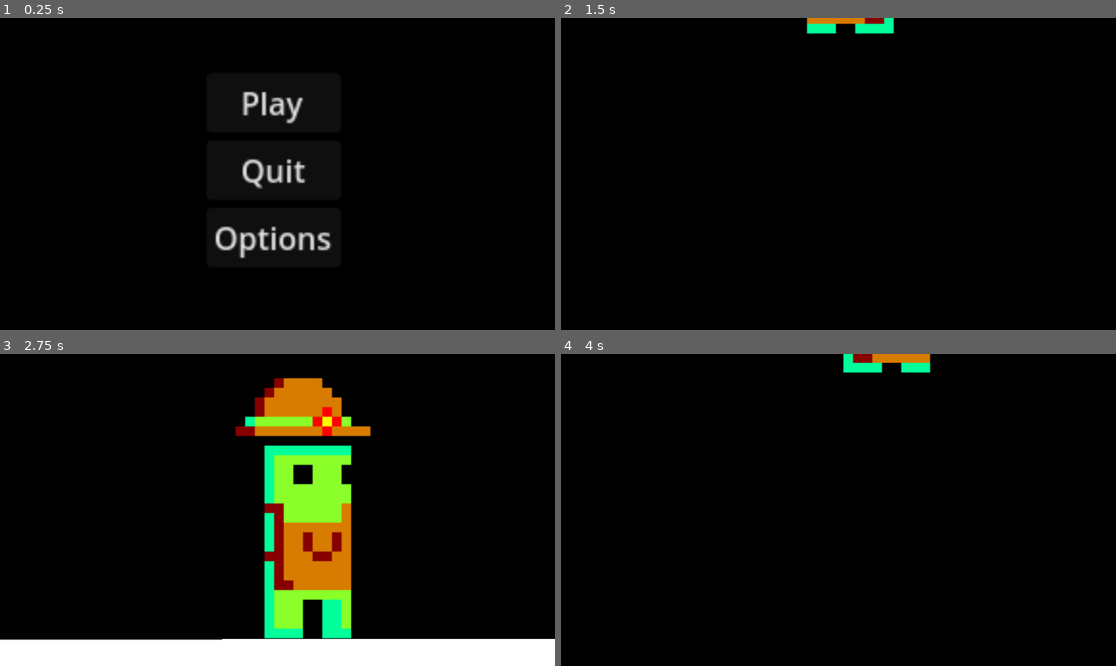
Above: before the commit, frames 1-4 (two rows, left to right).
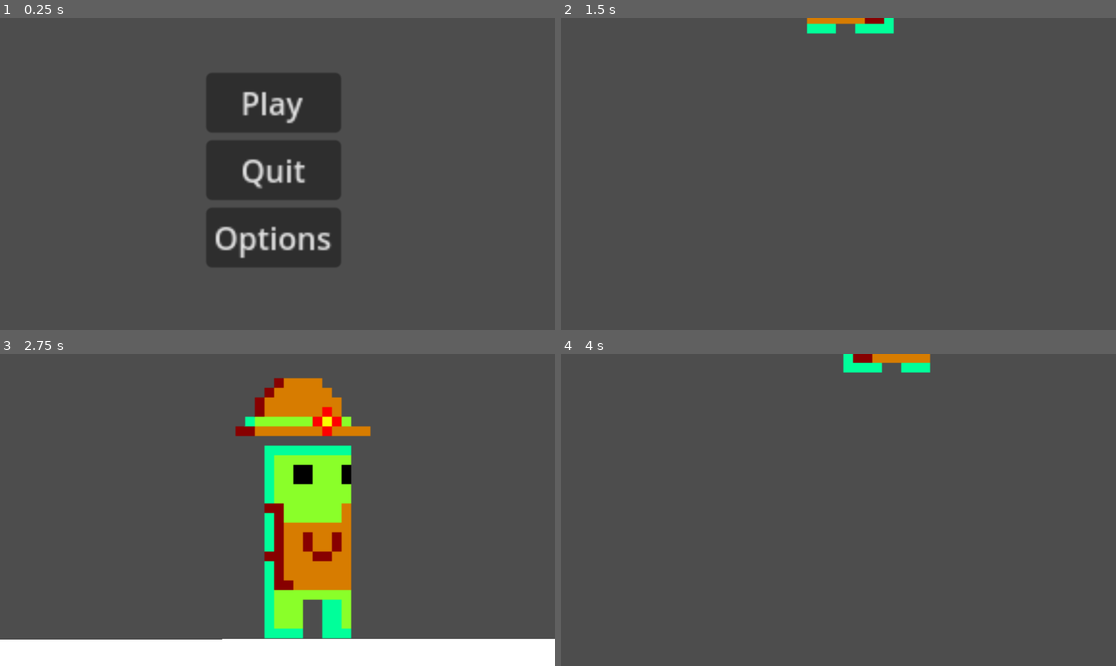
Above: after the commit, the same moments.

Repository: ruvinchoi/Capstone
Game: Godot game, scene res://scenes/menu.tscn
Same seed, same stepped clock (60 frames per second), same inputs: the game is played once before the commit and once after it. The engine's default icon, where the game draws it, is replaced by a stand-in: a white triangle on a blue panel in a dark square.
Inputs:
- Up to frame 1 (0.25 s): no input
- Up to frame 2 (1.5 s): click "Play" at 0.5 s; tap Enter (ui_accept) at 1.25 s; tap A (a) at 1.35 s
- Up to frame 3 (2.75 s): tap Enter (ui_accept) at 1.52, 2.27 s; tap D (d) at 1.55, 2.1 s; tap T (test) at 2.3 s
- Up to frame 4 (4 s): tap T (test) at 2.85 s; tap A (a) at 3.05, 3.6 s; tap Enter (ui_accept) at 3.77 s; tap D (d) at 3.8 s

The runs differ from the first frame. In frame 1, 98% of the frame differs, in the area x 0-100%, y 0-100%; in frame 2, 99%; in frame 3, 79%; in frame 4, 99%.

Commit message:
fix the parallax bg

Diff:
--- a/project.godot
+++ b/project.godot
@@ -59,4 +59,3 @@
 [rendering]
 
 renderer/rendering_method="mobile"
-environment/defaults/default_clear_color=Color(0, 0, 0, 1)
--- /dev/null
+++ b/scenes/bg.tscn
@@ -0,0 +1,31 @@
+[gd_scene load_steps=4 format=3 uid="uid://s7f8t1qjt7yu"]
+
+[ext_resource type="Texture2D" uid="uid://bjlnarwehygq2" path="res://assets/cave bg-1.png.png" id="1_75drp"]
+[ext_resource type="Texture2D" uid="uid://bapvopkc1jnka" path="res://assets/cave bg-2.png.png" id="2_d7uoo"]
+[ext_resource type="Texture2D" uid="uid://b0h031j0wumcd" path="res://assets/cave bg-3.png.png" id="3_qj7pg"]
+
+[node name="bg" type="Node2D"]
+scale = Vector2(0.7, 0.7)
+
+[node name="ParallaxBackground" type="ParallaxBackground" parent="."]
+
+[node name="far" type="ParallaxLayer" parent="ParallaxBackground"]
+motion_scale = Vector2(0, 0)
+motion_mirroring = Vector2(4800, 0)
+
+[node name="Sprite2D" type="Sprite2D" parent="ParallaxBackground/far"]
+texture = ExtResource("3_qj7pg")
+
+[node name="mid" type="ParallaxLayer" parent="ParallaxBackground"]
+motion_scale = Vector2(0.5, 0.5)
+motion_mirroring = Vector2(4800, 0)
+
+[node name="Sprite2D" type="Sprite2D" parent="ParallaxBackground/mid"]
+texture = ExtResource("2_d7uoo")
+
+[node name="fore" type="ParallaxLayer" parent="ParallaxBackground"]
+motion_offset = Vector2(0, 130)
+motion_mirroring = Vector2(4800, 0)
+
+[node name="Sprite2D" type="Sprite2D" parent="ParallaxBackground/fore"]
+texture = ExtResource("1_75drp")
--- a/scenes/puzzle_1_1.tscn
+++ b/scenes/puzzle_1_1.tscn
@@ -1,20 +1,21 @@
-[gd_scene load_steps=10 format=3 uid="uid://dpaug5d7ca2vk"]
-
-[ext_resource type="Texture2D" uid="uid://dvefugibafmo5" path="res://assets/tilemap test.png" id="1_i3nrq"]
+[gd_scene load_steps=11 format=3 uid="uid://dpaug5d7ca2vk"]
+
+[ext_resource type="Texture2D" uid="uid://cp5h2uclp5jg6" path="res://assets/tilemap test(1).png" id="1_3mlvg"]
 [ext_resource type="PackedScene" uid="uid://b56ny1rlff8vh" path="res://scenes/Player.tscn" id="2_sb658"]
 [ext_resource type="PackedScene" uid="uid://bag0gc7xqjy6q" path="res://scenes/pelevate.tscn" id="3_04efq"]
-
-[sub_resource type="TileSetAtlasSource" id="TileSetAtlasSource_874te"]
-texture = ExtResource("1_i3nrq")
-texture_region_size = Vector2i(180, 180)
+[ext_resource type="PackedScene" uid="uid://s7f8t1qjt7yu" path="res://scenes/bg.tscn" id="4_t42kb"]
+
+[sub_resource type="TileSetAtlasSource" id="TileSetAtlasSource_kq7cd"]
+texture = ExtResource("1_3mlvg")
+texture_region_size = Vector2i(200, 200)
 0:0/0 = 0
 0:0/0/physics_layer_0/linear_velocity = Vector2(0, 0)
 0:0/0/physics_layer_0/angular_velocity = 0.0
-0:0/0/physics_layer_0/polygon_0/points = PackedVector2Array(-90, -90, 90, -90, 90, 90, -90, 90)
+0:0/0/physics_layer_0/polygon_0/points = PackedVector2Array(-100, -100, 100, -100, 100, 100, -100, 100)
 1:0/0 = 0
 1:0/0/physics_layer_0/linear_velocity = Vector2(0, 0)
 1:0/0/physics_layer_0/angular_velocity = 0.0
-1:0/0/physics_layer_0/polygon_0/points = PackedVector2Array(-90, -90, 90, -90, 90, 90, -90, 90)
+1:0/0/physics_layer_0/polygon_0/points = PackedVector2Array(-100, -100, 100, -100, 100, 100, -100, 100)
 2:0/0 = 0
 2:0/0/physics_layer_0/linear_velocity = Vector2(0, 0)
 2:0/0/physics_layer_0/angular_velocity = 0.0
@@ -75,6 +76,15 @@
 21:0/0 = 0
 21:0/0/physics_layer_0/linear_velocity = Vector2(0, 0)
 21:0/0/physics_layer_0/angular_velocity = 0.0
+22:0/0 = 0
+22:0/0/physics_layer_0/linear_velocity = Vector2(0, 0)
+22:0/0/physics_layer_0/angular_velocity = 0.0
+23:0/0 = 0
+23:0/0/physics_layer_0/linear_velocity = Vector2(0, 0)
+23:0/0/physics_layer_0/angular_velocity = 0.0
+24:0/0 = 0
+24:0/0/physics_layer_0/linear_velocity = Vector2(0, 0)
+24:0/0/physics_layer_0/angular_velocity = 0.0
 0:1/0 = 0
 0:1/0/physics_layer_0/linear_velocity = Vector2(0, 0)
 0:1/0/physics_layer_0/angular_velocity = 0.0
@@ -141,6 +151,15 @@
 21:1/0 = 0
 21:1/0/physics_layer_0/linear_velocity = Vector2(0, 0)
 21:1/0/physics_layer_0/angular_velocity = 0.0
+22:1/0 = 0
+22:1/0/physics_layer_0/linear_velocity = Vector2(0, 0)
+22:1/0/physics_layer_0/angular_velocity = 0.0
+23:1/0 = 0
+23:1/0/physics_layer_0/linear_velocity = Vector2(0, 0)
+23:1/0/physics_layer_0/angular_velocity = 0.0
+24:1/0 = 0
+24:1/0/physics_layer_0/linear_velocity = Vector2(0, 0)
+24:1/0/physics_layer_0/angular_velocity = 0.0
 0:2/0 = 0
 0:2/0/physics_layer_0/linear_velocity = Vector2(0, 0)
 0:2/0/physics_layer_0/angular_velocity = 0.0
@@ -207,6 +226,15 @@
 21:2/0 = 0
 21:2/0/physics_layer_0/linear_velocity = Vector2(0, 0)
 21:2/0/physics_layer_0/angular_velocity = 0.0
+22:2/0 = 0
+22:2/0/physics_layer_0/linear_velocity = Vector2(0, 0)
+22:2/0/physics_layer_0/angular_velocity = 0.0
+23:2/0 = 0
+23:2/0/physics_layer_0/linear_velocity = Vector2(0, 0)
+23:2/0/physics_layer_0/angular_velocity = 0.0
+24:2/0 = 0
+24:2/0/physics_layer_0/linear_velocity = Vector2(0, 0)
+24:2/0/physics_layer_0/angular_velocity = 0.0
 0:3/0 = 0
 0:3/0/physics_layer_0/linear_velocity = Vector2(0, 0)
 0:3/0/physics_layer_0/angular_velocity = 0.0
@@ -273,6 +301,15 @@
 21:3/0 = 0
 21:3/0/physics_layer_0/linear_velocity = Vector2(0, 0)
 21:3/0/physics_layer_0/angular_velocity = 0.0
+22:3/0 = 0
+22:3/0/physics_layer_0/linear_velocity = Vector2(0, 0)
+22:3/0/physics_layer_0/angular_velocity = 0.0
+23:3/0 = 0
+23:3/0/physics_layer_0/linear_velocity = Vector2(0, 0)
+23:3/0/physics_layer_0/angular_velocity = 0.0
+24:3/0 = 0
+24:3/0/physics_layer_0/linear_velocity = Vector2(0, 0)
+24:3/0/physics_layer_0/angular_velocity = 0.0
 0:4/0 = 0
 0:4/0/physics_layer_0/linear_velocity = Vector2(0, 0)
 0:4/0/physics_layer_0/angular_velocity = 0.0
@@ -339,6 +376,15 @@
 21:4/0 = 0
 21:4/0/physics_layer_0/linear_velocity = Vector2(0, 0)
 21:4/0/physics_layer_0/angular_velocity = 0.0
+22:4/0 = 0
+22:4/0/physics_layer_0/linear_velocity = Vector2(0, 0)
+22:4/0/physics_layer_0/angular_velocity = 0.0
+23:4/0 = 0
+23:4/0/physics_layer_0/linear_velocity = Vector2(0, 0)
+23:4/0/physics_layer_0/angular_velocity = 0.0
+24:4/0 = 0
+24:4/0/physics_layer_0/linear_velocity = Vector2(0, 0)
+24:4/0/physics_layer_0/angular_velocity = 0.0
 0:5/0 = 0
 0:5/0/physics_layer_0/linear_velocity = Vector2(0, 0)
 0:5/0/physics_layer_0/angular_velocity = 0.0
@@ -405,6 +451,15 @@
 21:5/0 = 0
 21:5/0/physics_layer_0/linear_velocity = Vector2(0, 0)
 21:5/0/physics_layer_0/angular_velocity = 0.0
+22:5/0 = 0
+22:5/0/physics_layer_0/linear_velocity = Vector2(0, 0)
+22:5/0/physics_layer_0/angular_velocity = 0.0
+23:5/0 = 0
+23:5/0/physics_layer_0/linear_velocity = Vector2(0, 0)
+23:5/0/physics_layer_0/angular_velocity = 0.0
+24:5/0 = 0
+24:5/0/physics_layer_0/linear_velocity = Vector2(0, 0)
+24:5/0/physics_layer_0/angular_velocity = 0.0
 0:6/0 = 0
 0:6/0/physics_layer_0/linear_velocity = Vector2(0, 0)
 0:6/0/physics_layer_0/angular_velocity = 0.0
@@ -471,6 +526,15 @@
 21:6/0 = 0
 21:6/0/physics_layer_0/linear_velocity = Vector2(0, 0)
 21:6/0/physics_layer_0/angular_velocity = 0.0
+22:6/0 = 0
+22:6/0/physics_layer_0/linear_velocity = Vector2(0, 0)
+22:6/0/physics_layer_0/angular_velocity = 0.0
+23:6/0 = 0
+23:6/0/physics_layer_0/linear_velocity = Vector2(0, 0)
+23:6/0/physics_layer_0/angular_velocity = 0.0
+24:6/0 = 0
+24:6/0/physics_layer_0/linear_velocity = Vector2(0, 0)
+24:6/0/physics_layer_0/angular_velocity = 0.0
 0:7/0 = 0
 0:7/0/physics_layer_0/linear_velocity = Vector2(0, 0)
 0:7/0/physics_layer_0/angular_velocity = 0.0
@@ -537,6 +601,15 @@
 21:7/0 = 0
 21:7/0/physics_layer_0/linear_velocity = Vector2(0, 0)
 21:7/0/physics_layer_0/angular_velocity = 0.0
+22:7/0 = 0
+22:7/0/physics_layer_0/linear_velocity = Vector2(0, 0)
+22:7/0/physics_layer_0/angular_velocity = 0.0
+23:7/0 = 0
+23:7/0/physics_layer_0/linear_velocity = Vector2(0, 0)
+23:7/0/physics_layer_0/angular_velocity = 0.0
+24:7/0 = 0
+24:7/0/physics_layer_0/linear_velocity = Vector2(0, 0)
+24:7/0/physics_layer_0/angular_velocity = 0.0
 0:8/0 = 0
 0:8/0/physics_layer_0/linear_velocity = Vector2(0, 0)
 0:8/0/physics_layer_0/angular_velocity = 0.0
@@ -603,6 +676,15 @@
 21:8/0 = 0
 21:8/0/physics_layer_0/linear_velocity = Vector2(0, 0)
 21:8/0/physics_layer_0/angular_velocity = 0.0
+22:8/0 = 0
+22:8/0/physics_layer_0/linear_velocity = Vector2(0, 0)
+22:8/0/physics_layer_0/angular_velocity = 0.0
+23:8/0 = 0
+23:8/0/physics_layer_0/linear_velocity = Vector2(0, 0)
+23:8/0/physics_layer_0/angular_velocity = 0.0
+24:8/0 = 0
+24:8/0/physics_layer_0/linear_velocity = Vector2(0, 0)
+24:8/0/physics_layer_0/angular_velocity = 0.0
 0:9/0 = 0
 0:9/0/physics_layer_0/linear_velocity = Vector2(0, 0)
 0:9/0/physics_layer_0/angular_velocity = 0.0
@@ -669,6 +751,15 @@
 21:9/0 = 0
 21:9/0/physics_layer_0/linear_velocity = Vector2(0, 0)
 21:9/0/physics_layer_0/angular_velocity = 0.0
+22:9/0 = 0
+22:9/0/physics_layer_0/linear_velocity = Vector2(0, 0)
+22:9/0/physics_layer_0/angular_velocity = 0.0
+23:9/0 = 0
+23:9/0/physics_layer_0/linear_velocity = Vector2(0, 0)
+23:9/0/physics_layer_0/angular_velocity = 0.0
+24:9/0 = 0
+24:9/0/physics_layer_0/linear_velocity = Vector2(0, 0)
+24:9/0/physics_layer_0/angular_velocity = 0.0
 0:10/0 = 0
 0:10/0/physics_layer_0/linear_velocity = Vector2(0, 0)
 0:10/0/physics_layer_0/angular_velocity = 0.0
@@ -735,12 +826,127 @@
 21:10/0 = 0
 21:10/0/physics_layer_0/linear_velocity = Vector2(0, 0)
 21:10/0/physics_layer_0/angular_velocity = 0.0
-
-[sub_resource type="TileSet" id="TileSet_uy7mh"]
-tile_size = Vector2i(180, 180)
+22:10/0 = 0
+22:10/0/physics_layer_0/linear_velocity = Vector2(0, 0)
+22:10/0/physics_layer_0/angular_velocity = 0.0
+23:10/0 = 0
+23:10/0/physics_layer_0/linear_velocity = Vector2(0, 0)
+23:10/0/physics_layer_0/angular_velocity = 0.0
+24:10/0 = 0
+24:10/0/physics_layer_0/linear_velocity = Vector2(0, 0)
+24:10/0/physics_layer_0/angular_velocity = 0.0
+0:11/0 = 0
+0:11/0/physics_layer_0/linear_velocity = Vector2(0, 0)
+0:11/0/physics_layer_0/angular_velocity = 0.0
+1:11/0 = 0
+1:11/0/physics_layer_0/linear_velocity = Vector2(0, 0)
+1:11/0/physics_layer_0/angular_velocity = 0.0
+2:11/0 = 0
+2:11/0/physics_layer_0/linear_velocity = Vector2(0, 0)
+2:11/0/physics_layer_0/angular_velocity = 0.0
+3:11/0 = 0
+3:11/0/physics_layer_0/linear_velocity = Vector2(0, 0)
+3:11/0/physics_layer_0/angular_velocity = 0.0
+4:11/0 = 0
+4:11/0/physics_layer_0/linear_velocity = Vector2(0, 0)
+4:11/0/physics_layer_0/angular_velocity = 0.0
+5:11/0 = 0
+5:11/0/physics_layer_0/linear_velocity = Vector2(0, 0)
+5:11/0/physics_layer_0/angular_velocity = 0.0
+6:11/0 = 0
+6:11/0/physics_layer_0/linear_velocity = Vector2(0, 0)
+6:11/0/physics_layer_0/angular_velocity = 0.0
+7:11/0 = 0
+7:11/0/physics_layer_0/linear_velocity = Vector2(0, 0)
+7:11/0/physics_layer_0/angular_velocity = 0.0
+8:11/0 = 0
+8:11/0/physics_layer_0/linear_velocity = Vector2(0, 0)
+8:11/0/physics_layer_0/angular_velocity = 0.0
+9:11/0 = 0
+9:11/0/physics_layer_0/linear_velocity = Vector2(0, 0)
+9:11/0/physics_layer_0/angular_velocity = 0.0
+10:11/0 = 0
+10:11/0/physics_layer_0/linear_velocity = Vector2(0, 0)
+10:11/0/physics_layer_0/angular_velocity = 0.0
+11:11/0 = 0
+11:11/0/physics_layer_0/linear_velocity = Vector2(0, 0)
+11:11/0/physics_layer_0/angular_velocity = 0.0
+12:11/0 = 0
+12:11/0/physics_layer_0/linear_velocity = Vector2(0, 0)
+12:11/0/physics_layer_0/angular_velocity = 0.0
+13:11/0 = 0
+13:11/0/physics_layer_0/linear_velocity = Vector2(0, 0)
+13:11/0/physics_layer_0/angular_velocity = 0.0
+14:11/0 = 0
+14:11/0/physics_layer_0/linear_velocity = Vector2(0, 0)
+14:11/0/physics_layer_0/angular_velocity = 0.0
+15:11/0 = 0
+15:11/0/physics_layer_0/linear_velocity = Vector2(0, 0)
+15:11/0/physics_layer_0/angular_velocity = 0.0
+16:11/0 = 0
+16:11/0/physics_layer_0/linear_velocity = Vector2(0, 0)
+16:11/0/physics_layer_0/angular_velocity = 0.0
+17:11/0 = 0
+17:11/0/physics_layer_0/linear_velocity = Vector2(0, 0)
+17:11/0/physics_layer_0/angular_velocity = 0.0
+18:11/0 = 0
+18:11/0/physics_layer_0/linear_velocity = Vector2(0, 0)
+18:11/0/physics_layer_0/angular_velocity = 0.0
+19:11/0 = 0
+19:11/0/physics_layer_0/linear_velocity = Vector2(0, 0)
+19:11/0/physics_layer_0/angular_velocity = 0.0
+20:11/0 = 0
+20:11/0/physics_layer_0/linear_velocity = Vector2(0, 0)
+20:11/0/physics_layer_0/angular_velocity = 0.0
+21:11/0 = 0
+21:11/0/physics_layer_0/linear_velocity = Vector2(0, 0)
+21:11/0/physics_layer_0/angular_velocity = 0.0
+22:11/0 = 0
+22:11/0/physics_layer_0/linear_velocity = Vector2(0, 0)
+22:11/0/physics_layer_0/angular_velocity = 0.0
+23:11/0 = 0
+23:11/0/physics_layer_0/linear_velocity = Vector2(0, 0)
+23:11/0/physics_layer_0/angular_velocity = 0.0
+24:11/0 = 0
+24:11/0/physics_layer_0/linear_velocity = Vector2(0, 0)
+24:11/0/physics_layer_0/angular_velocity = 0.0
+
+[sub_resource type="TileSet" id="TileSet_k44gp"]
+tile_size = Vector2i(200, 200)
 physics_layer_0/collision_layer = 3
 physics_layer_0/collision_mask = 3
-sources/0 = SubResource("TileSetAtlasSource_874te")
+sources/0 = SubResource("TileSetAtlasSource_kq7cd")
+
+[sub_resource type="Animation" id="Animation_tecbb"]
+length = 0.001
+tracks/0/type = "value"
+tracks/0/imported = false
+tracks/0/enabled = true
+tracks/0/path = NodePath(".:position")
+tracks/0/interp = 1
+tracks/0/loop_wrap = true
+tracks/0/keys = {
+"times": PackedFloat32Array(0),
+"transitions": PackedFloat32Array(1),
+"update": 0,
+"values": [Vector2(1127, 65)]
+}
+
+[sub_resource type="Animation" id="Animation_peyhc"]
+resource_name = "down"
+length = 2.0
+tracks/0/type = "value"
+tracks/0/imported = false
+tracks/0/enabled = true
+tracks/0/path = NodePath(".:position")
+tracks/0/interp = 1
+tracks/0/loop_wrap = true
+tracks/0/keys = {
+"times": PackedFloat32Array(0, 2),
+"transitions": PackedFloat32Array(1, 1),
+"update": 0,
+"values": [Vector2(1127, -2000), Vector2(1127, 65)]
+}
 
 [sub_resource type="Animation" id="Animation_e2hkv"]
 resource_name = "up"
@@ -758,37 +964,6 @@
 "values": [Vector2(1127, 65), Vector2(1127, -2000)]
 }
 
-[sub_resource type="Animation" id="Animation_tecbb"]
-length = 0.001
-tracks/0/type = "value"
-tracks/0/imported = false
-tracks/0/enabled = true
-tracks/0/path = NodePath(".:position")
-tracks/0/interp = 1
-tracks/0/loop_wrap = true
-tracks/0/keys = {
-"times": PackedFloat32Array(0),
-"transitions": PackedFloat32Array(1),
-"update": 0,
-"values": [Vector2(1127, 65)]
-}
-
-[sub_resource type="Animation" id="Animation_peyhc"]
-resource_name = "down"
-length = 2.0
-tracks/0/type = "value"
-tracks/0/imported = false
-tracks/0/enabled = true
-tracks/0/path = NodePath(".:position")
-tracks/0/interp = 1
-tracks/0/loop_wrap = true
-tracks/0/keys = {
-"times": PackedFloat32Array(0, 2),
-"transitions": PackedFloat32Array(1, 1),
-"update": 0,
-"values": [Vector2(1127, -2000), Vector2(1127, 65)]
-}
-
 [sub_resource type="AnimationLibrary" id="AnimationLibrary_u6yuh"]
 _data = {
 "RESET": SubResource("Animation_tecbb"),
@@ -799,7 +974,8 @@
 [node name="puzzle 1_1" type="Node2D"]
 
 [node name="TileMap" type="TileMap" parent="."]
-tile_set = SubResource("TileSet_uy7mh")
+tile_set = SubResource("TileSet_k44gp")
+rendering_quadrant_size = 18
 format = 2
 layer_0/tile_data = PackedInt32Array(0, 65536, 0, 1, 65536, 0, 2, 65536, 0, 65535, 65536, 0, 65533, 65536, 0, 65534, 65 …(763 unchanged characters)…
 
@@ -816,3 +992,5 @@
 libraries = {
 "": SubResource("AnimationLibrary_u6yuh")
 }
+
+[node name="bg" parent="." instance=ExtResource("4_t42kb")]
Binary file added: assets/cave bg-1.png.png
Not shown, changed: assets/cave bg-1.png.png.import
Binary file added: assets/cave bg-2.png.png
Not shown, added: assets/cave bg-2.png.png.import
Binary file added: assets/cave bg-3.png.png
Not shown, added: assets/cave bg-3.png.png.import
Binary file added: assets/tilemap test(1).png
Not shown, added: assets/tilemap test(1).png.import
Binary file removed: assets/tilemap test.png
Not shown, added: .DS_Store
